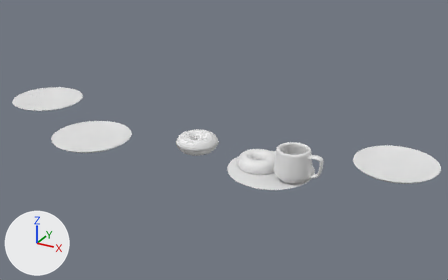
One commit to the Blender file donut-2026/donut-tut2026-9.blend: the scene before it, then after it.
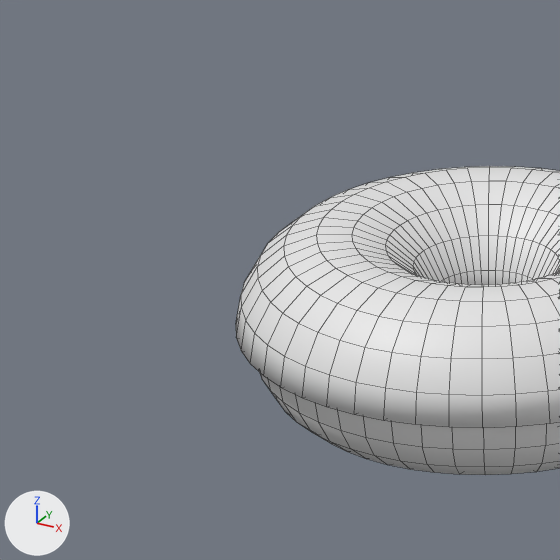
Each version is shown from a 50 mm camera at (1.663, -3.737, 2.019) aimed at (-0.452, 0.109, 0.096), then close up on the part from 35% to 45% of the width and 41% to 58% of the height. Every picture has the same lights, and +X, +Y and +Z are marked at lower left. The first two pictures are the older version. The close-ups show mesh edges as thin lines.

Names of what the first close-up shows: 'Donut.001', 'Icing.001'.
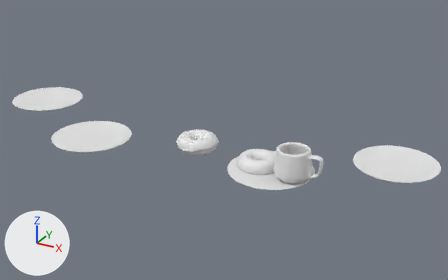
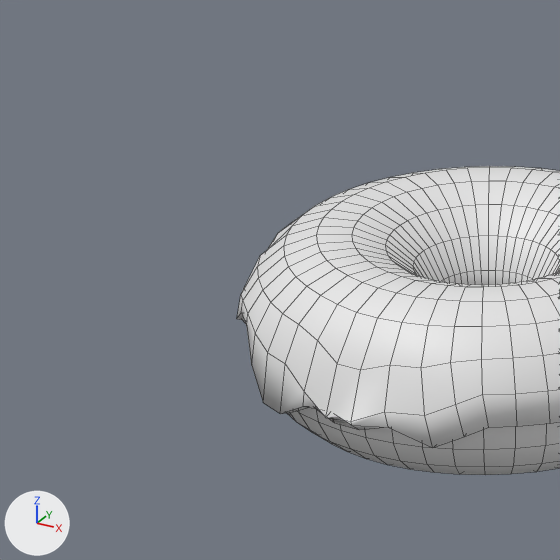
Commit message: added frosting drips to donut

Diff of the bpy script that builds the scene:
```diff
--- a/donut-2026/donut-tut2026-9.blend.py
+++ b/donut-2026/donut-tut2026-9.blend.py
@@ me_torus_003 @@
 # used by ob_donut_001; location = (-0.8175, 0.0449, 0.2538)
-me_torus_003.from_pydata(...)  # 480 vertices, 432 faces; spans x 0.003..0.317, y -0.153..0.161, z -0.203..-0.147
+me_torus_003.from_pydata(...)  # 480 vertices, 432 faces; spans x 0.003..0.317, y -0.154..0.161, z -0.222..-0.147
+# me_torus_003 part 1: 36 of 480 vertices moved; they spanned x 0.005..0.239, y -0.153..-0.016, z -0.203..-0.166 and now span x 0.004..0.243, y -0.154..-0.016, z -0.222..-0.168; mean shift (0.001, 0.0, -0.008); largest move (0.14, -0.148, -0.183) -> (0.136, -0.15, -0.216)
```

Pixel boxes (x1, y1, x2, y2) of what changed, in the close-ups (560 x 560 px; the box of a moved part takes in the faces that stretch with it):
'Donut.001', reshaped: before (236, 166, 560, 428); after (237, 166, 560, 447)
part 1 of me_torus_003, moved or reshaped: before (236, 217, 517, 428); after (237, 217, 517, 447)
